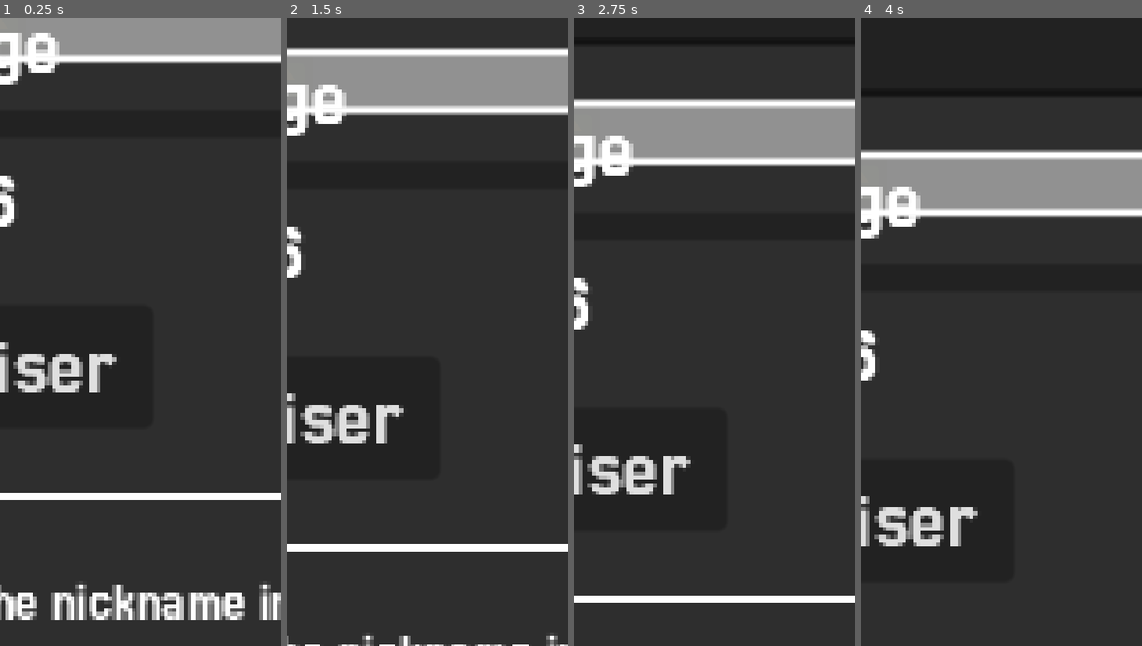
Above: before the commit, frames 1-4 (left to right).
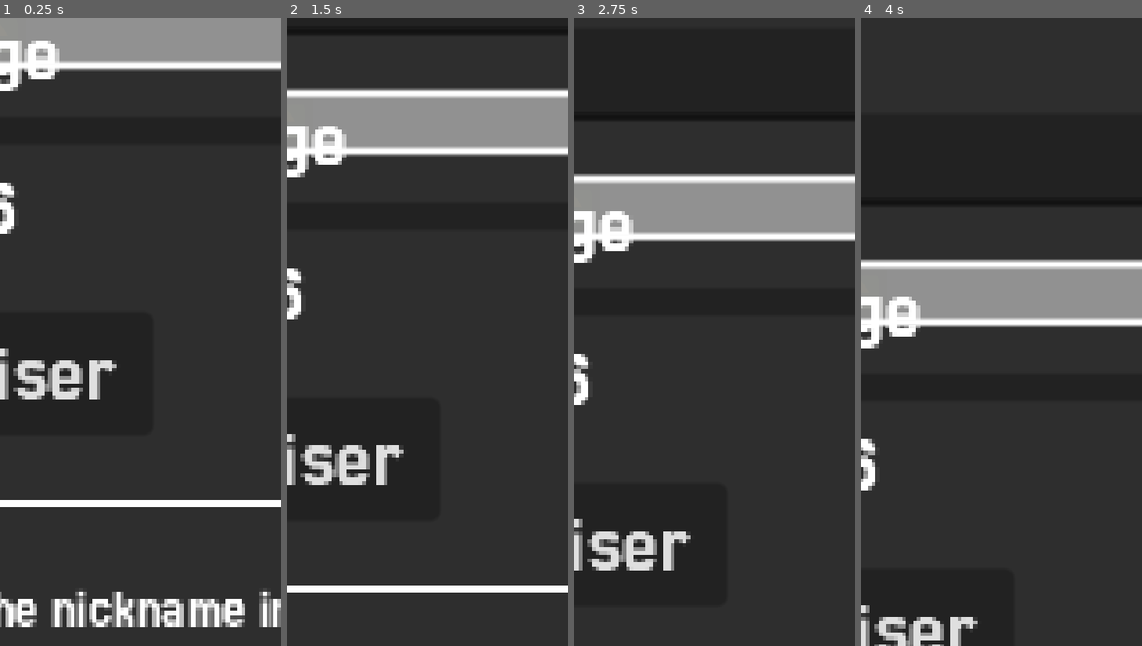
Above: after the commit, the same moments.

Repository: Juawo/space-shooter
Game: Godot game, scene res://scenes/game/enemies/enemie3/enemie_3.tscn
Same seed, same stepped clock (60 frames per second), same inputs: the game is played once before the commit and once after it. This scene is started directly instead of the project's main scene. The engine's default icon, where the game draws it, is replaced by a stand-in: a white triangle on a blue panel in a dark square.
Inputs:
- Up to frame 1 (0.25 s): no input
- Up to frame 2 (1.5 s): hold Right (ui_right) 0.53-1.28 s; hold Left (ui_left) from 1.28 s (still down)
- Up to frame 3 (2.75 s): release Left (ui_left) at 2.03 s; hold Right (ui_right) from 2.03 s (still down)
- Up to frame 4 (4 s): release Right (ui_right) at 3.53 s; hold Left (ui_left) from 3.53 s (still down)

The runs differ from the first frame. In frame 1, 10% of the frame differs, in the area x 0-100%, y 2-97%; in frame 2, 23%; in frame 3, 27%, in the area x 0-100%, y 12-94%; in frame 4, 27%.

Commit message:
Fixing bugs

Diff:
--- a/scenes/game/enemies/enemie3/enemie_3.tscn
+++ b/scenes/game/enemies/enemie3/enemie_3.tscn
@@ -5,6 +5,9 @@
 
 [node name="Enemie3" instance=ExtResource("1_y7crc")]
 script = ExtResource("2_63maj")
+life = 2
+SPEED = 100
+score_value = 30
 
 [node name="Sprite2D" parent="." index="0"]
 modulate = Color(0.8039216, 0.74509805, 0, 1)
--- a/scenes/game/player/player.tscn
+++ b/scenes/game/player/player.tscn
@@ -40,5 +40,8 @@
 wait_time = 0.5
 autostart = true
 
+[node name="InvecibleTimer" type="Timer" parent="."]
+
 [connection signal="area_entered" from="Hitbox" to="." method="_on_area_2d_area_entered"]
 [connection signal="timeout" from="ShootTimer" to="." method="_on_shoot_timer_timeout"]
+[connection signal="timeout" from="InvecibleTimer" to="." method="_on_invecible_timer_timeout"]
--- a/scripts/game/enemies/enemies-spawner/enemies_spawner.gd
+++ b/scripts/game/enemies/enemies-spawner/enemies_spawner.gd
@@ -3,7 +3,7 @@
 
 # Referências das cenas dos inimigos
 var enemies: Array[PackedScene] = [
-	#preload("res://scenes/game/enemies/enemie1/enemie_1.tscn"),
+	preload("res://scenes/game/enemies/enemie1/enemie_1.tscn"),
 	preload("res://scenes/game/enemies/enemie2/enemie_2.tscn"),
 	preload("res://scenes/game/enemies/enemie3/enemie_3.tscn"),
 	preload("res://scenes/game/enemies/enemie4/enemie_4.tscn")
--- a/scripts/game/player/player.gd
+++ b/scripts/game/player/player.gd
@@ -8,10 +8,13 @@
 @export var SPEED := 100.0
 @export var SMOOTH_SPEED := 0.1
 @export var DEADZONE = 0.3
+
 @onready var screen_size = get_viewport_rect().size
 @onready var sprite: Sprite2D = $Sprite
+@onready var invecible_timer: Timer = $InvecibleTimer
 
-@export var accel_pos : Vector3
+var accel_pos : Vector3
+var is_invecible : bool = false
 
 var playerLife := 3 :
 	set (new_value) :
@@ -49,9 +52,28 @@
 		takeDamage(damage)
 		if area.is_in_group("EnemiesProjectiles"):
 			area.queue_free()
+		else :
+			area.die()
+
+func DamageTween() :
+	var tween = create_tween()
+	tween.set_loops()
+	tween.tween_property(self, "modulate:a", 0.0, 0.1) # a = alpha (transparência)
+	tween.tween_property(self, "modulate:a", 1.0, 0.1)
+	await invecible_timer.timeout
+	tween.kill()
+	modulate.a = 1.0
+	is_invecible = false
 
 func takeDamage (amount : int):
+	if is_invecible:
+		return
+
 	playerLife = clamp(playerLife - amount, 0, 3)
+
+	is_invecible = true
+	invecible_timer.start(1.0)
+	DamageTween()
 
 
 func _on_shoot_timer_timeout() -> void:
@@ -62,3 +84,7 @@
 		var bullet = bullet_scene.instantiate()
 		bullet.global_position = marker_2d.global_position
 		get_tree().current_scene.add_child(bullet)
+
+
+func _on_invecible_timer_timeout() -> void:
+	is_invecible = false
